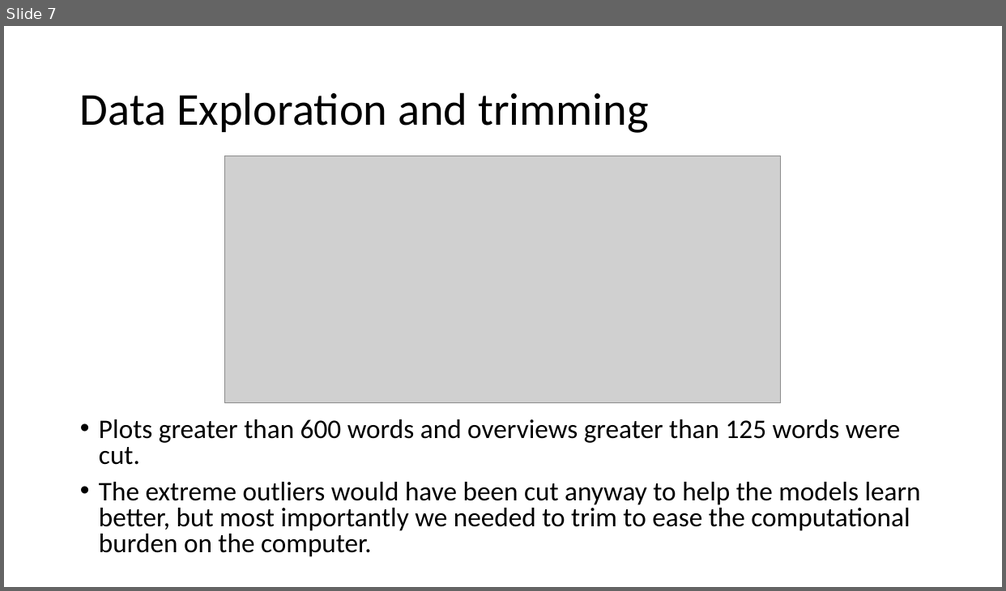
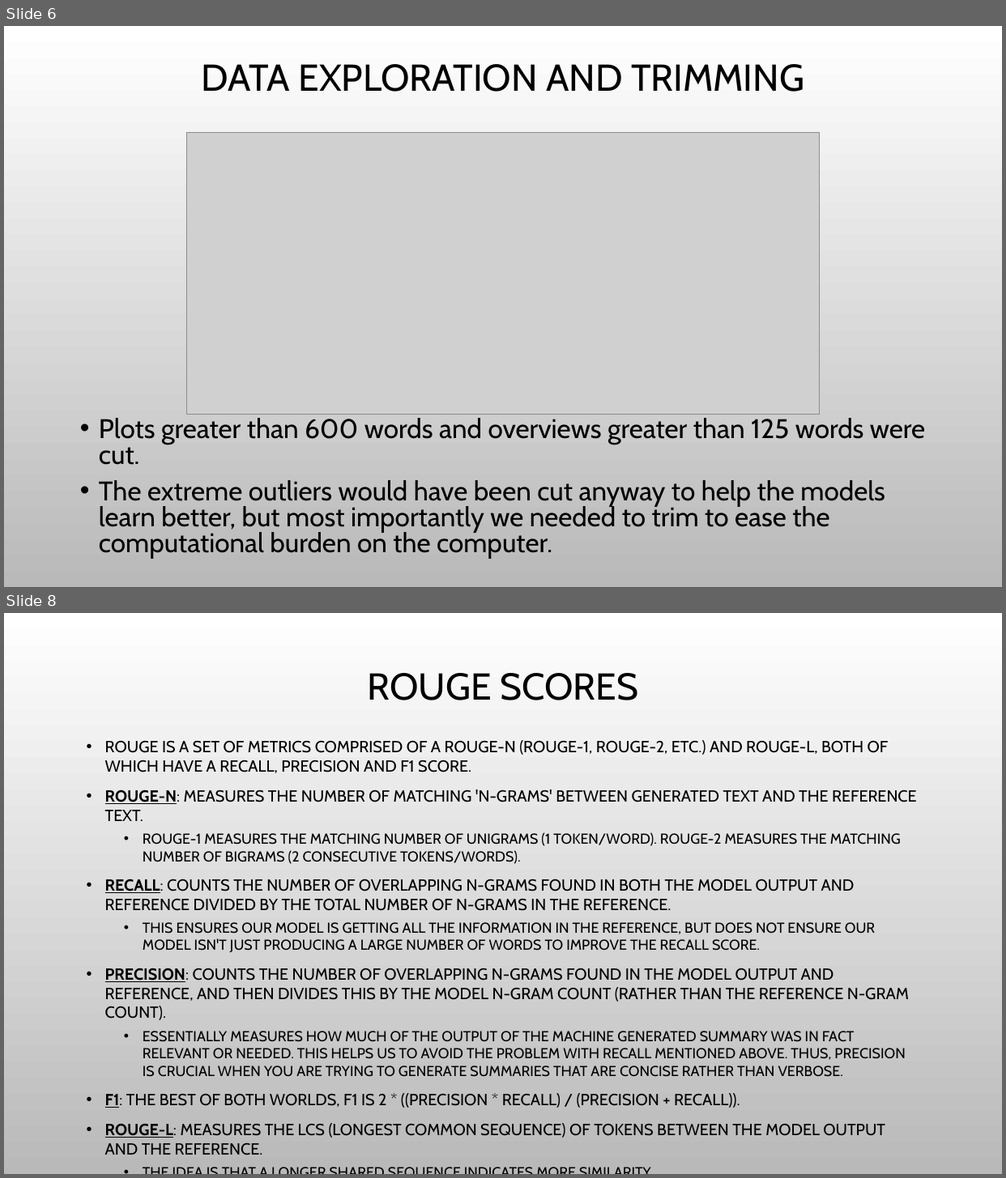
Before and after one commit to rotznmu/movie_summarization_capstone, a slide deck: Text Summarization.pptx. Shown one above the other, each under a label of ours: slide 7 before the commit, slides 6 and 8 after it; the slides between them are not shown. The pictures are 1006x591 and 1006x1178 pixels, drawn with LibreOffice and Linux fonts; fonts in the diff are those of the drawing; grey boxes stand for pictures; background and template pictures are left out. Boxes give left, top, right and bottom in pixels: in the first picture for what was removed or moved away, otherwise in the second. Text is boxed around its words. In the diff, an @@ line names an element or a change of style, - is before the commit and + after.

```diff
--- a/Text Summarization.pptx
+++ b/Text Summarization.pptx
@@ slide 8 added at bbox=[4, 613, 1002, 1174], background picture (left out) @@
@@ title added at bbox=[368, 673, 638, 700], 36 pt, text #000000 @@
+ROUGE SCORES
@@ text added at bbox=[105, 740, 917, 1156], 13.9 pt, text #000000 @@
+• ROUGE IS A SET OF METRICS COMPRISED OF A ROUGE-N (ROUGE-1, ROUGE-2, ETC.) AND ROUGE-L, BOTH OF WHICH HAVE A RECALL, PRECISION AND F1 SCORE.
+• ROUGE-N: MEASURES THE NUMBER OF MATCHING 'N-GRAMS' BETWEEN GENERATED TEXT AND THE REFERENCE TEXT.
+  • ROUGE-1 MEASURES THE MATCHING NUMBER OF UNIGRAMS (1 TOKEN/WORD). ROUGE-2 MEASURES THE MATCHING NUMBER OF BIGRAMS (2 CONSECUTIVE TOKENS/WORDS).
+• RECALL: COUNTS THE NUMBER OF OVERLAPPING N-GRAMS FOUND IN BOTH THE MODEL OUTPUT AND REFERENCE DIVIDED BY THE TOTAL NUMBER OF N-GRAMS IN THE REFERENCE.
+  • THIS ENSURES OUR MODEL IS GETTING ALL THE INFORMATION IN THE REFERENCE, BUT DOES NOT ENSURE OUR MODEL ISN'T JUST PRODUCING A LARGE NUMBER OF WORDS TO IMPROVE THE RECALL SCORE.
+• PRECISION: COUNTS THE NUMBER OF OVERLAPPING N-GRAMS FOUND IN THE MODEL OUTPUT AND REFERENCE, AND THEN DIVIDES THIS BY THE MODEL N-GRAM COUNT (RATHER THAN THE REFERENCE N-GRAM COUNT).
+  • ESSENTIALLY MEASURES HOW MUCH OF THE OUTPUT OF THE MACHINE GENERATED SUMMARY WAS IN FACT RELEVANT OR NEEDED. THIS HELPS US TO AVOID THE PROBLEM WITH RECALL MENTIONED ABOVE. THUS, PRECISION IS CRUCIAL WHEN YOU ARE TRYING TO GENERATE SUMMARIES THAT ARE CONCISE RATHER THAN VERBOSE.
+• F1: THE BEST OF BOTH WORLDS, F1 IS 2 * ((PRECISION * RECALL) / (PRECISION + RECALL)).
+• ROUGE-L: MEASURES THE LCS (LONGEST COMMON SEQUENCE) OF TOKENS BETWEEN THE MODEL OUTPUT AND THE REFERENCE.
+  • THE IDEA IS THAT A LONGER SHARED SEQUENCE INDICATES MORE SIMILARITY.
+  • RECALL, PRECISION AND F1 ARE USED JUST AS BEFORE BUT INSTEAD OF MATCHED N-GRAMS WE USE LCS AS THE NUMERATOR.
@@ what was slide 7 is now slide 6 @@
@@ slide 6 changed as well @@
@@ background #FFFFFF to picture (left out) @@
@@ title at bbox=[201, 64, 804, 92]: text changed; size 44 to 36 pt; font Calibri to Cabin @@
-Data Exploration and trimming
+DATA EXPLORATION AND TRIMMING
@@ picture: place and size @@
-picture at bbox=[225, 156, 780, 403]
+picture at bbox=[187, 132, 819, 415]
@@ text "Plots greater than 600 words ..." at bbox=[99, 418, 925, 558]: font Calibri to Cabin @@
```
Also in this commit, not shown: 8 other slides changed, 9 other slides added, 10 slides removed, 1 other file.
